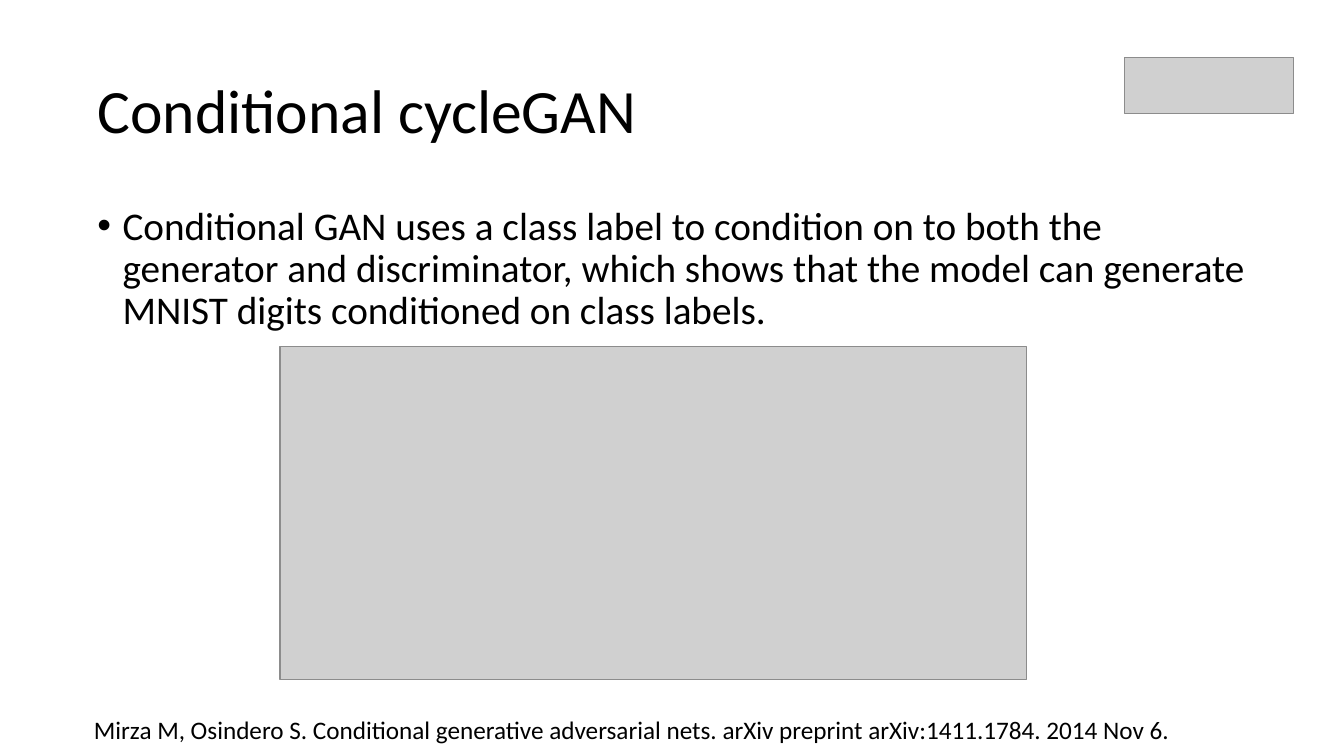
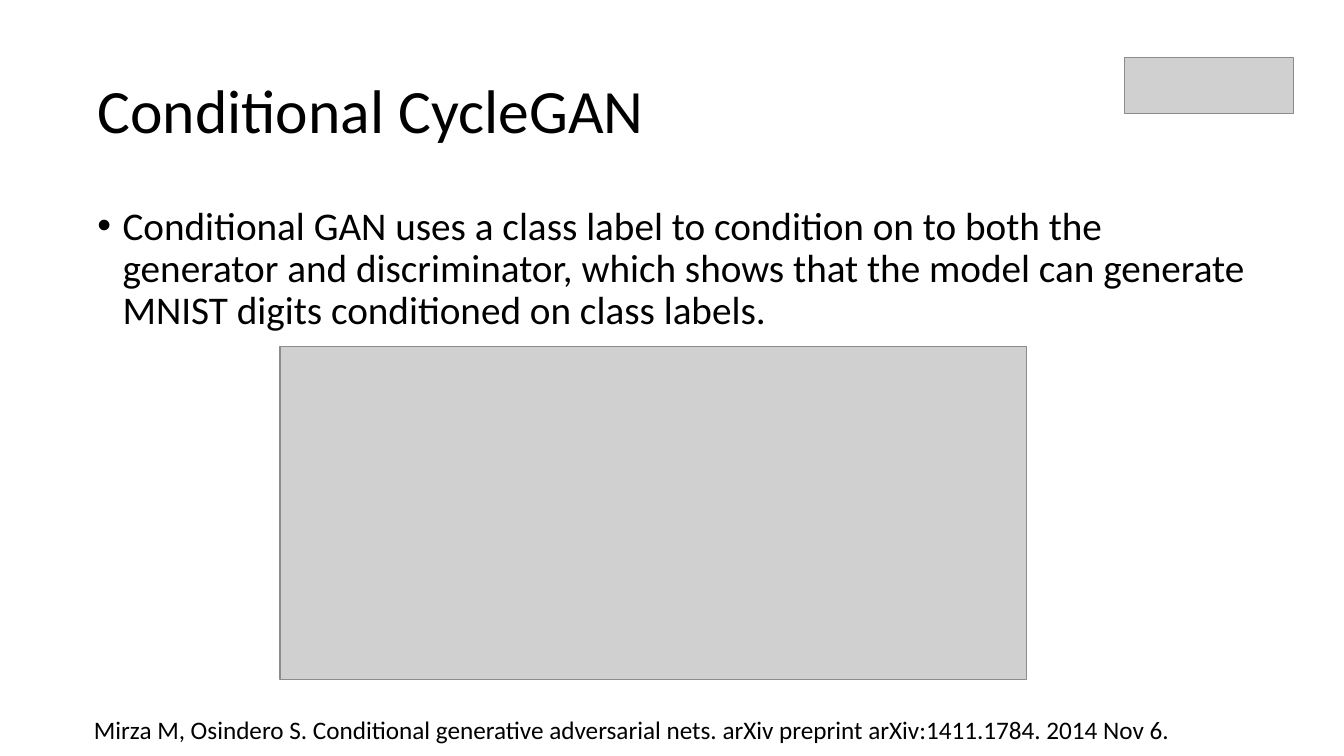
Before and after one commit to fs2019-atml/face-to-cartoon, a slide deck: slide 8 of Presentation_FaceToCartoon.pptx. Drawn at 1344x756 pixels with LibreOffice and Linux fonts; fonts in the diff are those of the drawing; grey boxes stand for pictures. Boxes give left, top, right and bottom in pixels: in the first picture for what was removed or moved away, otherwise in the second. Text is boxed around its words. In the diff, an @@ line names an element or a change of style, - is before the commit and + after.

```diff
--- a/Presentation_FaceToCartoon.pptx
+++ b/Presentation_FaceToCartoon.pptx
@@ title at bbox=[97, 90, 644, 143]: text changed @@
-Conditional cycleGAN
+Conditional CycleGAN
```
Also in this commit, not shown: 4 other slides changed, 1 other file.
